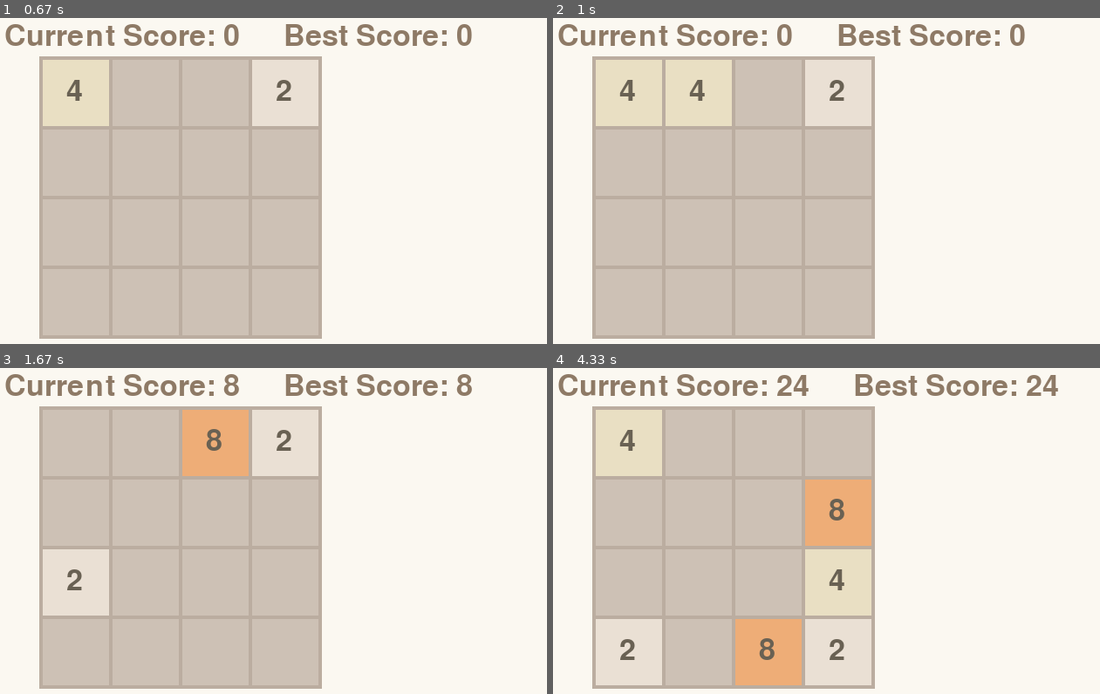
Above: before the commit, frames 1-4 (two rows, left to right).
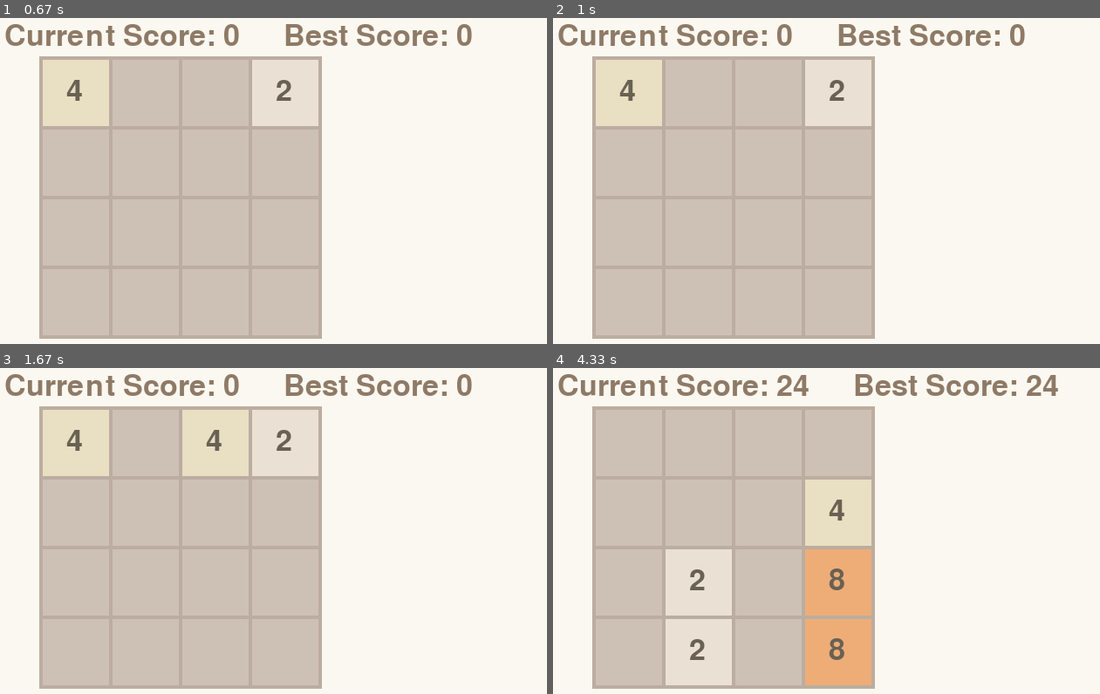
Above: after the commit, the same moments.

Repository: Pixelaze/PyGame2048
Game: pygame game, started from gui.py
The game is run twice, just before and just after one commit, with the same random seed, the same clock (stepped at 60 frames per second) and the same inputs.
Inputs:
- Up to frame 1 (0.67 s): hold Right from 0.33 s (still down)
- Up to frame 2 (1 s): release Right at 0.8 s; hold Up from 0.83 s (still down)
- Up to frame 3 (1.67 s): release Up at 1.13 s; hold Right 1.17-1.63 s
- Up to frame 4 (4.33 s): hold Left 1.67-2.2 s; hold Down 2.23-2.53 s; hold Left 2.57-2.97 s; hold Up 3-3.37 s; hold Right 3.4-4.03 s; hold Down from 4.07 s (still down)

Frame 1 is identical in both runs. In frame 2, 2.4% of the frame differs, in the area x 20-33%, y 12-34%; in frame 3, 7.4%; in frame 4, 20%, in the area x 7-59%, y 12-98%.

Commit message:
fixed bug

Diff:
--- a/field.py
+++ b/field.py
@@ -82,7 +82,7 @@
         for x in range(3):
             if self.field[x][3] == self.field[x + 1][3]:
                 return
-            if self.field[3][x] == self.field[x + 1][3]:
+            if self.field[3][x] == self.field[3][x + 1]:
                 return
             for y in range(3):
                 if self.field[x][y] == self.field[x + 1][y] or self.field[x][y] == self.field[x][y + 1]:
@@ -192,8 +192,6 @@
             result = self.make_move_left()
         elif direction == Directions.RIGHT:
             result = self.make_move_right()
-
-        self.check_state()
 
         return result
 
--- a/gui.py
+++ b/gui.py
@@ -140,10 +140,11 @@
                 if direction is None:
                     pass
                 else:
-                    board.get_field().make_move(direction)
-                    board.get_field().add_piece()
-                    try:
-                        board.get_field().save_game()
-                    except Exception as e:
-                        print("Unable to save game due to " + str(e))
+                    is_changed = board.get_field().make_move(direction)
+                    if is_changed:
+                        board.get_field().add_piece()
+                        try:
+                            board.get_field().save_game()
+                        except Exception as e:
+                            print("Unable to save game due to " + str(e))
     pygame.display.flip()
Not shown, changed: readme.md
